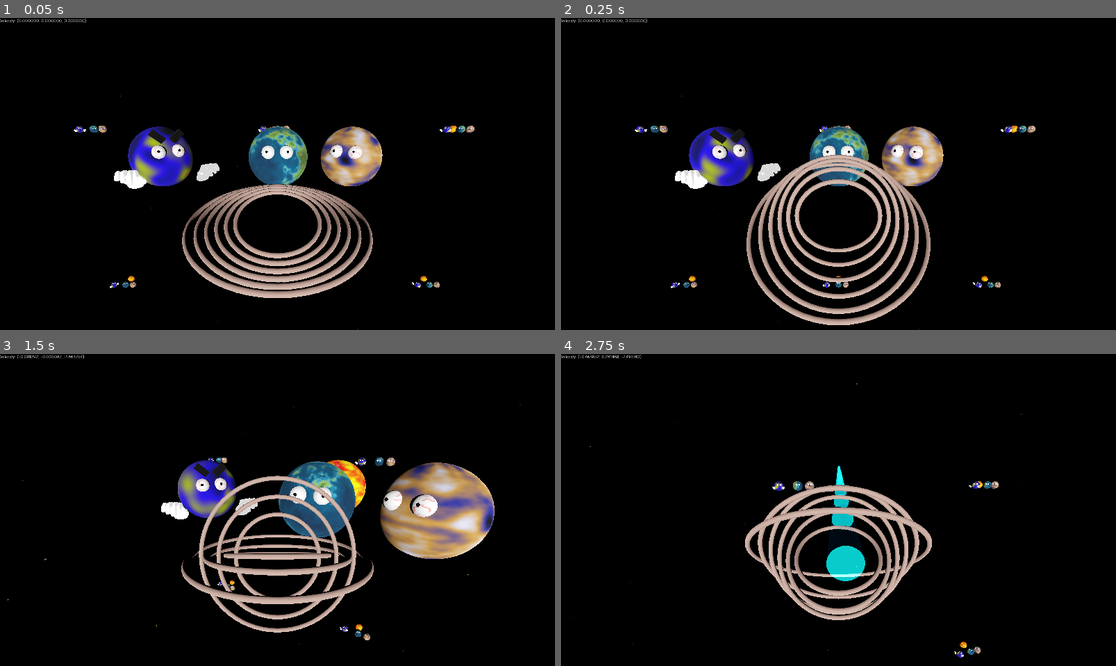
Above: before the commit, frames 1-4 (two rows, left to right).
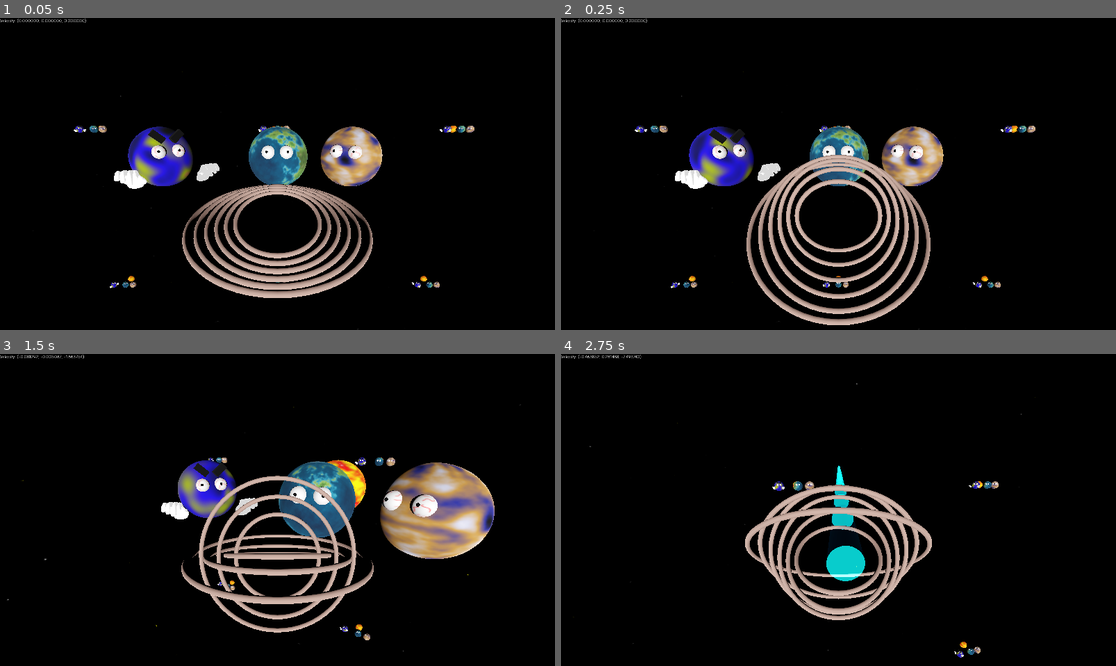
Above: after the commit, the same moments.

Repository: partkyle/godot-sparpg
Game: Godot game, scene res://game.tscn
Two runs of this game, one before a commit and one after it. Both use one fixed random seed, a clock stepped at 60 frames per second and the inputs below.
Inputs (mouse positions are in pixels of both pictures, inside the frame that each line leads up to):
- Up to frame 1 (0.05 s): no input
- Up to frame 2 (0.25 s): no input
- Up to frame 3 (1.5 s): tap Enter at 0.5 s; move the mouse to (305, 510) at 0.52 s; hold Q (decelerate) 0.53-1.28 s; hold E (accelerate) from 0.53 s (still down); move the mouse to (249, 510) at 1.27 s; tap F (melee) at 1.35 s
- Up to frame 4 (2.75 s): keep holding E (accelerate); move the mouse to (849, 503) at 2.02 s; press the mouse at (849, 503) at 2.03 s

The runs differ from the first frame. In frame 3, 0.2% of the frame differs, in the area x 59-66%, y 34-50%; in frame 4, nothing differs.
Error before the commit: Invalid access to property or key 'global_position' on a base object of type 'Nil'. (res://entities/gridspawner/gridspawner.gd:14)

Commit message:
fix bad merge

Diff:
--- a/entities/gridspawner/gridspawner.gd
+++ b/entities/gridspawner/gridspawner.gd
@@ -11,6 +11,8 @@
 var enemy_groups = {}
 
 func _process(delta: float) -> void:
+	assert(player, 'need to set player')
+
 	var chunk = Vector3i(player.global_position) / CHUNK_SIZE
 	for x in range(-r, r+1):
 		for y in range(-r, r+1):
--- a/game.tscn
+++ b/game.tscn
@@ -11,8 +11,8 @@
 [ext_resource type="Script" uid="uid://cdmhq7sxrmkuv" path="res://ui/ui.gd" id="6_ryrav"]
 [ext_resource type="Theme" uid="uid://cpddxkl67rvai" path="res://ui/ui_theme.tres" id="7_eow3j"]
 [ext_resource type="PackedScene" uid="uid://bys8s0ais0da1" path="res://entities/throne/throne.tscn" id="8_mfdv2"]
-[ext_resource type="Script" uid="uid://cm01cf3nmyysq" path="res://ui/fullscreen_controller.gd" id="10_iotsf"]
 [ext_resource type="Script" uid="uid://bfdqupmj0msnu" path="res://entities/gridspawner/gridspawner.gd" id="10_iotsf"]
+[ext_resource type="Script" uid="uid://cm01cf3nmyysq" path="res://ui/fullscreen_controller.gd" id="10_lc2xo"]
 
 [sub_resource type="FastNoiseLite" id="FastNoiseLite_hve3p"]
 
@@ -181,7 +181,7 @@
 player = NodePath("../Player")
 
 [node name="MeshInstance3D" type="MeshInstance3D" parent="Planet"]
-transform = Transform3D(0.47135, 0, -0.861548, 0, 1, 0, 0.861548, 0, 0.47135, 0, 0, 0)
+transform = Transform3D(0.977715, 0, 0.0856192, 0, 1, 0, -0.0856192, 0, 0.977715, 0, 0, 0)
 mesh = SubResource("SphereMesh_vef74")
 
 [node name="Eyes" type="Node3D" parent="Planet"]
@@ -227,12 +227,12 @@
 transform = Transform3D(-0.318866, 0, 0.0849986, 0, 0.33, 0, -0.0849986, 0, -0.318866, 0.513393, -0.45235, -0.620689)
 
 [node name="Planet2" type="Node3D" parent="." node_paths=PackedStringArray("player")]
-transform = Transform3D(-1, 0, 1.50996e-07, 0, 1, 0, -1.50996e-07, 0, -1, 0, 0, 1.32246)
+transform = Transform3D(-1, 0, -8.74228e-08, 0, 1, 0, 8.74228e-08, 0, -1, 0, 0, 1.32246)
 script = ExtResource("1_80nbo")
 player = NodePath("../Player")
 
 [node name="MeshInstance3D" type="MeshInstance3D" parent="Planet2"]
-transform = Transform3D(0.465364, 0, -0.864806, 0, 1, 0, 0.864806, 0, 0.465364, -0.00927782, 0, 0)
+transform = Transform3D(0.978299, 0, 0.0788347, 0, 1, 0, -0.0788347, 0, 0.978299, -0.00927782, 0, 0)
 mesh = SubResource("SphereMesh_mfdv2")
 
 [node name="Eyes" type="Node3D" parent="Planet2"]
@@ -269,7 +269,7 @@
 player = NodePath("../Player")
 
 [node name="MeshInstance3D" type="MeshInstance3D" parent="Planet3"]
-transform = Transform3D(0.47135, 0, -0.861548, 0, 1, 0, 0.861548, 0, 0.47135, 0, 0, 0)
+transform = Transform3D(0.977715, 0, 0.0856192, 0, 1, 0, -0.0856192, 0, 0.977715, 0, 0, 0)
 mesh = SubResource("SphereMesh_x5p1p")
 
 [node name="Eyes" type="Node3D" parent="Planet3"]
@@ -301,13 +301,13 @@
 shape = SubResource("SphereShape3D_fc0e3")
 
 [node name="Sun" type="Node3D" parent="." node_paths=PackedStringArray("player")]
-transform = Transform3D(-1, 0, 1.50996e-07, 0, 1, 0, -1.50996e-07, 0, -1, 0, 0, 0)
+transform = Transform3D(-1, 0, -8.74228e-08, 0, 1, 0, 8.74228e-08, 0, -1, 0, 0, 0)
 script = ExtResource("1_80nbo")
 rotation_speed = 0.2
 player = NodePath("../Player")
 
 [node name="MeshInstance3D" type="MeshInstance3D" parent="Sun"]
-transform = Transform3D(-0.838836, 0, -0.593486, 0, 1, 0, 0.593486, 0, -0.838836, 0, 0, 0)
+transform = Transform3D(-0.680425, 0, -0.770272, 0, 1, 0, 0.770272, 0, -0.680425, 0, 0, 0)
 mesh = SubResource("SphereMesh_80cx4")
 
 [node name="Area3D" type="Area3D" parent="Sun"]
@@ -340,9 +340,9 @@
 script = ExtResource("6_j5wjh")
 
 [node name="FullscreenController" type="Node" parent="."]
-script = ExtResource("10_iotsf")
-
-[node name="gridspawner" type="Node" parent="." node_paths=PackedStringArray("player", "target")]
+script = ExtResource("10_lc2xo")
+
+[node name="GridSpawner" type="Node" parent="." node_paths=PackedStringArray("player", "target")]
 script = ExtResource("10_iotsf")
 player = NodePath("../Player")
 target = NodePath("..")
Not shown: 1 places in game.tscn that only renumber resources
